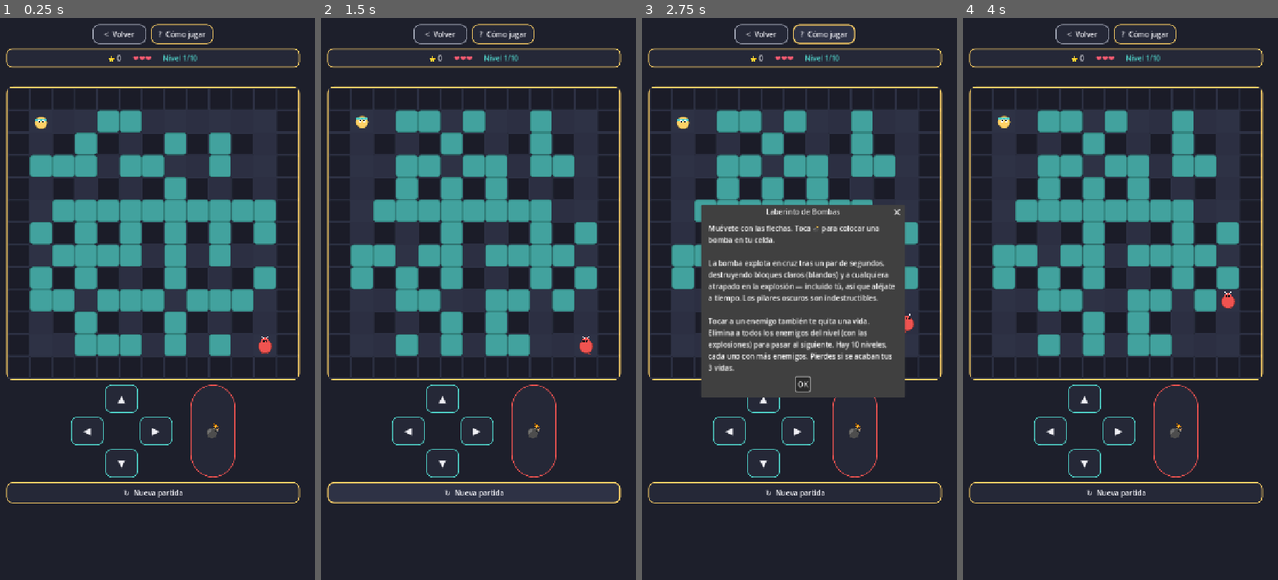
Above: before the commit, frames 1-4 (left to right).
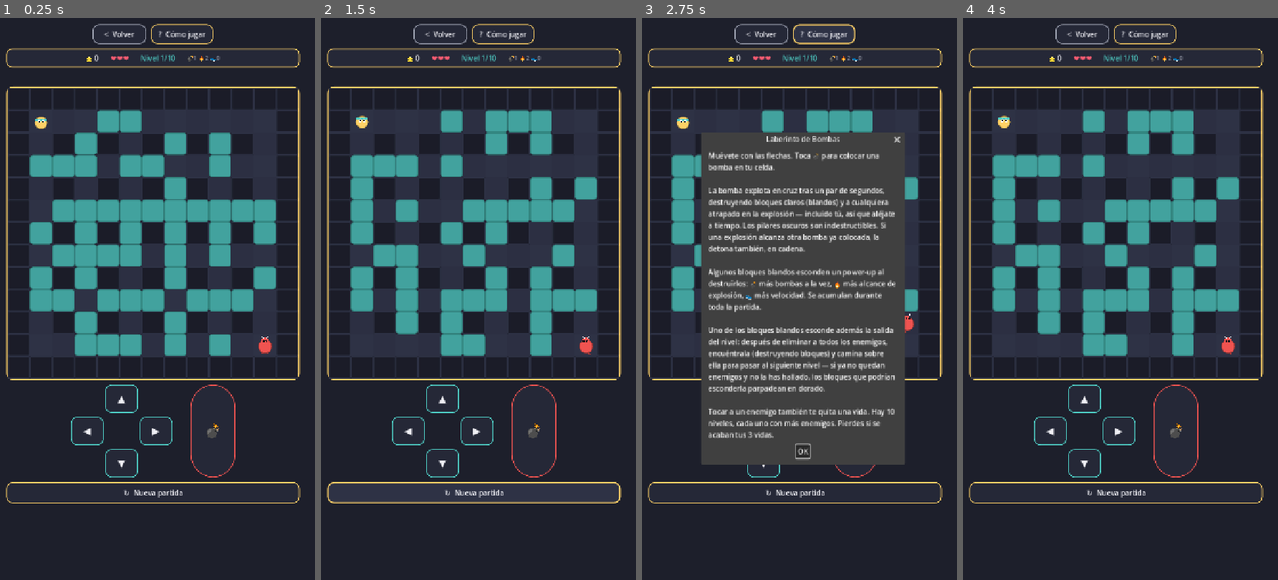
Above: after the commit, the same moments.

Repository: jfrodriguezva/Arcade
Game: Godot game, scene res://games/arcade/bomber_maze/bomber_maze.tscn
Same seed, same stepped clock (60 frames per second), same inputs: the game is played once before the commit and once after it. This scene is started directly instead of the project's main scene.
Inputs:
- Up to frame 1 (0.25 s): no input
- Up to frame 2 (1.5 s): click "💣" at 0.5 s; click "↻ Nueva partida" at 1.25 s
- Up to frame 3 (2.75 s): click "? Cómo jugar" at 2 s
- Up to frame 4 (4 s): click "? Cómo jugar" at 2.75 s; click "OK" at 3.5 s

The runs differ from the first frame. In frame 1, 0.2% of the frame differs, in the area x 27-70%, y 6-8%; in frame 2, 16%; in frame 3, 26%, in the area x 9-88%, y 6-80%; in frame 4, 16%.

Commit message:
Laberinto de Bombas: multi-bomba, power-ups, cadena y puerta de salida
Reemplaza el límite artificial de "una bomba a la vez" por una
capacidad acumulable (💣), agrega alcance de explosión mejorable (🔥)
y velocidad de movimiento mejorable (👟) — los tres power-ups clásicos
de Bomberman, con 35% de probabilidad al destruir un bloque blando, y
se acumulan durante toda la partida (persisten entre niveles).

Las explosiones ahora detonan en cadena: si el radio de una bomba
alcanza otra ya colocada, la hace estallar también. Los enemigos
tienen su propio tick de movimiento fijo, independiente de las
mejoras de velocidad del jugador, para no acelerarse por accidente.

Se agrega la puerta de salida escondida bajo un bloque blando al
azar por nivel: además de eliminar a todos los enemigos, hay que
encontrarla (destruyendo bloques) y pisarla para pasar de nivel —
como en el Bomberman original, en vez de solo limpiar enemigos. Si
ya no quedan enemigos y la puerta sigue sin aparecer, los bloques
candidatos brillan en dorado como pista.

Verificado con test headless dedicado (power-ups, tope de capacidad,
reacción en cadena, revelado de puerta, avance de nivel al pisarla,
persistencia entre niveles vs. reseteo en partida nueva) más 300
frames de juego real sin forzar nada y regresión de las 26 escenas.

Co-Authored-By: Claude Sonnet 5 <noreply@anthropic.com>

Diff:
--- a/games/arcade/bomber_maze/bomber_maze.gd
+++ b/games/arcade/bomber_maze/bomber_maze.gd
@@ -9,17 +9,31 @@
 const GRID_W := 13
 const GRID_H := 13
 const CELL := 50.0
-const MOVE_INTERVAL := 0.14
+const BASE_MOVE_INTERVAL := 0.14
+const MIN_MOVE_INTERVAL := 0.08
 const BOMB_FUSE := 2.0
-const BLAST_RADIUS := 2
+const BASE_BLAST_RADIUS := 2
+const MAX_BLAST_RADIUS := 5
+const MAX_BOMB_CAPACITY := 5
 const MAX_LEVEL := 10
+const ENEMY_TICK := 0.08
 const DIRS := [Vector2i(1, 0), Vector2i(-1, 0), Vector2i(0, 1), Vector2i(0, -1)]
+const POWERUP_CHANCE := 0.35
+const POWERUP_KINDS := ["bomb_up", "fire_up", "speed_up"]
+const POWERUP_ICON := {"bomb_up": "💣", "fire_up": "🔥", "speed_up": "👟"}
+const POWERUP_COLOR := {
+	"bomb_up": UIKit.COLOR_DANGER, "fire_up": UIKit.COLOR_ACCENT_3, "speed_up": UIKit.COLOR_ACCENT_2,
+}
 
 const HELP_TEXT := "Muévete con las flechas. Toca 💣 para colocar una bomba en tu celda.
 
-La bomba explota en cruz tras un par de segundos, destruyendo bloques claros (blandos) y a cualquiera atrapado en la explosión — incluido tú, así que aléjate a tiempo. Los pilares oscuros son indestructibles.
-
-Tocar a un enemigo también te quita una vida. Elimina a todos los enemigos del nivel (con las explosiones) para pasar al siguiente. Hay 10 niveles, cada uno con más enemigos. Pierdes si se acaban tus 3 vidas."
+La bomba explota en cruz tras un par de segundos, destruyendo bloques claros (blandos) y a cualquiera atrapado en la explosión — incluido tú, así que aléjate a tiempo. Los pilares oscuros son indestructibles. Si una explosión alcanza otra bomba ya colocada, la detona también, en cadena.
+
+Algunos bloques blandos esconden un power-up al destruirlos: 💣 más bombas a la vez, 🔥 más alcance de explosión, 👟 más velocidad. Se acumulan durante toda la partida.
+
+Uno de los bloques blandos esconde además la salida del nivel: después de eliminar a todos los enemigos, encuéntrala (destruyendo bloques) y camina sobre ella para pasar al siguiente nivel — si ya no quedan enemigos y no la has hallado, los bloques que podrían esconderla parpadean en dorado.
+
+Tocar a un enemigo también te quita una vida. Hay 10 niveles, cada uno con más enemigos. Pierdes si se acaban tus 3 vidas."
 
 var cell_type: Array = []
 var cell_views: Array = []
@@ -27,11 +41,20 @@
 var player_cell: Vector2i = Vector2i.ZERO
 var current_dir: Vector2i = Vector2i.ZERO
 var move_timer: float = 0.0
+var enemy_tick_timer: float = 0.0
 
 var bombs: Array = []
-var bomb_active: bool = false
+var powerups: Array = []
 
 var enemies: Array = []
+
+var bomb_capacity: int = 1
+var blast_radius: int = BASE_BLAST_RADIUS
+var move_interval: float = BASE_MOVE_INTERVAL
+
+var door_cell: Vector2i = Vector2i(-1, -1)
+var door_revealed: bool = false
+var door_hint_shown: bool = false
 
 var score: int = 0
 var lives: int = 3
@@ -43,6 +66,7 @@
 var score_label: Label
 var lives_label: Label
 var level_label: Label
+var powerup_label: Label
 var status_label: Label
 var bomb_btn: Button
 var anim_time: float = 0.0
@@ -92,6 +116,8 @@
 	hud.add_child(lives_label)
 	level_label = UIKit.title_label("Nivel 1/%d" % MAX_LEVEL, 16, UIKit.COLOR_ACCENT_2)
 	hud.add_child(level_label)
+	powerup_label = UIKit.title_label("💣1 🔥2 👟0", 14, UIKit.COLOR_TEXT_DIM)
+	hud.add_child(powerup_label)
 
 	status_label = UIKit.title_label("", 15, UIKit.COLOR_TEXT_DIM)
 	vbox.add_child(status_label)
@@ -208,6 +234,9 @@
 	score = 0
 	lives = 3
 	level = 1
+	bomb_capacity = 1
+	blast_radius = BASE_BLAST_RADIUS
+	move_interval = BASE_MOVE_INTERVAL
 	state = "playing"
 	_setup_level()
 
@@ -222,12 +251,18 @@
 			row.append("wall" if (is_border or is_pillar) else "empty")
 		cell_type.append(row)
 
+	var soft_cells: Array = []
 	for y in range(1, GRID_H - 1):
 		for x in range(1, GRID_W - 1):
 			if cell_type[y][x] != "empty" or _near_spawn(x, y):
 				continue
 			if randf() < 0.55:
 				cell_type[y][x] = "soft"
+				soft_cells.append(Vector2i(x, y))
+
+	door_cell = soft_cells[randi() % soft_cells.size()] if not soft_cells.is_empty() else Vector2i(-1, -1)
+	door_revealed = false
+	door_hint_shown = false
 
 
 func _near_spawn(x: int, y: int) -> bool:
@@ -249,7 +284,9 @@
 	for b: Dictionary in bombs:
 		b["view"].queue_free()
 	bombs.clear()
-	bomb_active = false
+	for p: Dictionary in powerups:
+		p["view"].queue_free()
+	powerups.clear()
 	if bomb_btn:
 		bomb_btn.disabled = false
 
@@ -299,6 +336,14 @@
 			border = UIKit.COLOR_ACCENT_2.darkened(0.35)
 			radius = 6
 			border_w = 2
+			if door_hint_shown and Vector2i(x, y) == door_cell:
+				border = UIKit.COLOR_ACCENT_3
+				border_w = 3
+		"door":
+			color = UIKit.COLOR_ACCENT_3.lerp(UIKit.COLOR_BG_LIGHT, 0.35)
+			border = UIKit.COLOR_ACCENT_3
+			radius = 8
+			border_w = 3
 		_:
 			# piso a cuadros para que la zona caminable se lea como tablero
 			color = UIKit.COLOR_BG_LIGHT if (x + y) % 2 == 0 else UIKit.COLOR_BG_LIGHT.darkened(0.05)
@@ -312,21 +357,24 @@
 		hearts += "❤" if i < lives else "♡"
 	lives_label.text = hearts
 	level_label.text = "Nivel %d/%d" % [level, MAX_LEVEL]
+	powerup_label.text = "💣%d 🔥%d 👟%d" % [bomb_capacity, blast_radius, roundi((BASE_MOVE_INTERVAL - move_interval) / 0.02)]
 
 
 func _is_walkable(p: Vector2i) -> bool:
 	if p.x < 0 or p.x >= GRID_W or p.y < 0 or p.y >= GRID_H:
 		return false
-	return cell_type[p.y][p.x] == "empty"
+	return cell_type[p.y][p.x] == "empty" or cell_type[p.y][p.x] == "door"
 
 
 func _on_bomb_pressed() -> void:
-	if state != "playing" or bomb_active:
+	if state != "playing" or bombs.size() >= bomb_capacity:
 		return
 	if cell_type[player_cell.y][player_cell.x] != "empty":
 		return
-	bomb_active = true
-	if bomb_btn:
+	for b: Dictionary in bombs:
+		if b["cell"] == player_cell:
+			return
+	if bombs.size() + 1 >= bomb_capacity and bomb_btn:
 		bomb_btn.disabled = true
 	var view := EntitySprite.new()
 	view.size = Vector2(CELL * 0.72, CELL * 0.72)
@@ -347,20 +395,41 @@
 		if e["state"] == "alive":
 			e["view"].set_phase(anim_time * 0.9 + e["phase_offset"])
 
+	# El jugador avanza según `move_interval` (se acorta con el power-up de
+	# velocidad); los enemigos usan su propio tick fijo, independiente de
+	# las mejoras del jugador, para no acelerarse con ellas por accidente.
 	move_timer += delta
-	if move_timer >= MOVE_INTERVAL:
+	if move_timer >= move_interval:
 		move_timer = 0.0
 		if current_dir != Vector2i.ZERO:
 			_try_move_player()
+
+	enemy_tick_timer += delta
+	if enemy_tick_timer >= ENEMY_TICK:
+		enemy_tick_timer = 0.0
 		for e: Dictionary in enemies:
 			if e["state"] == "alive":
-				_update_enemy(e, MOVE_INTERVAL)
+				_update_enemy(e, ENEMY_TICK)
 
 	_update_bombs(delta)
 	_check_enemy_touch()
 
 	if state == "playing" and _all_enemies_cleared():
-		_advance_level()
+		if not door_revealed and not door_hint_shown:
+			_show_door_hint()
+		elif door_revealed and player_cell == door_cell:
+			_advance_level()
+
+
+func _show_door_hint() -> void:
+	## Todos los enemigos muertos y la puerta aún no aparece: los bloques
+	## blandos restantes (donde podría estar escondida) brillan en dorado,
+	## para que encontrarla en móvil no dependa de memorizar el mapa.
+	door_hint_shown = true
+	for y in range(GRID_H):
+		for x in range(GRID_W):
+			if cell_type[y][x] == "soft":
+				_style_cell(y, x)
 
 
 func _try_move_player() -> void:
@@ -371,6 +440,26 @@
 		return
 	player_cell = next
 	player_view.position = _cell_pos(next, player_view.size)
+	_try_collect_powerup(next)
+
+
+func _try_collect_powerup(cell: Vector2i) -> void:
+	for i in range(powerups.size() - 1, -1, -1):
+		var p: Dictionary = powerups[i]
+		if p["cell"] != cell:
+			continue
+		match p["kind"]:
+			"bomb_up":
+				bomb_capacity = min(bomb_capacity + 1, MAX_BOMB_CAPACITY)
+			"fire_up":
+				blast_radius = min(blast_radius + 1, MAX_BLAST_RADIUS)
+			"speed_up":
+				move_interval = max(MIN_MOVE_INTERVAL, move_interval - 0.02)
+		AudioManager.play_place()
+		p["view"].queue_free()
+		powerups.remove_at(i)
+		_update_hud()
+		return
 
 
 func _update_enemy(e: Dictionary, delta: float) -> void:
@@ -401,9 +490,8 @@
 		if b["timer"] <= 0.0:
 			_explode_bomb(b)
 			bombs.remove_at(i)
-			bomb_active = false
 			if bomb_btn:
-				bomb_btn.disabled = false
+				bomb_btn.disabled = bombs.size() >= bomb_capacity
 
 
 func _explode_bomb(b: Dictionary) -> void:
@@ -431,12 +519,14 @@
 
 func _apply_explosion(cell: Vector2i) -> Array:
 	## Calcula las celdas afectadas por la explosión (se detiene en paredes,
-	## destruye como máximo un bloque blando por dirección) y aplica el
-	## daño a jugador/enemigos. Separado de _explode_bomb para poder probar
-	## la lógica sin disparar la animación visual (UIKit.pulse).
+	## destruye como máximo un bloque blando por dirección), revela la
+	## puerta o suelta un power-up al destruir el bloque que los escondía,
+	## detona en cadena cualquier otra bomba alcanzada, y aplica el daño a
+	## jugador/enemigos. Separado de _explode_bomb (que además dispara el
+	## efecto visual) para poder probar la lógica sin UIKit.pulse.
 	var affected: Array = [cell]
 	for d: Vector2i in DIRS:
-		for r in range(1, BLAST_RADIUS + 1):
+		for r in range(1, blast_radius + 1):
 			var p: Vector2i = cell + d * r
 			if p.x < 0 or p.x >= GRID_W or p.y < 0 or p.y >= GRID_H:
 				break
@@ -444,7 +534,13 @@
 				break
 			affected.append(p)
 			if cell_type[p.y][p.x] == "soft":
-				cell_type[p.y][p.x] = "empty"
+				if p == door_cell:
+					cell_type[p.y][p.x] = "door"
+					door_revealed = true
+				else:
+					cell_type[p.y][p.x] = "empty"
+					if randf() < POWERUP_CHANCE:
+						_spawn_powerup(p)
 				_style_cell(p.y, p.x)
 				break
 
@@ -457,8 +553,28 @@
 				e["view"].visible = false
 				score += 100
 				_update_hud()
+		for other_b: Dictionary in bombs:
+			if other_b["cell"] == p and other_b["timer"] > 0.0:
+				other_b["timer"] = 0.0  # reacción en cadena: detona en el próximo tick
 
 	return affected
+
+
+func _spawn_powerup(cell: Vector2i) -> void:
+	var kind: String = POWERUP_KINDS[randi() % POWERUP_KINDS.size()]
+	var panel := PanelContainer.new()
+	panel.add_theme_stylebox_override("panel", UIKit.stylebox(POWERUP_COLOR[kind].darkened(0.55), POWERUP_COLOR[kind], 8, 2))
+	panel.size = Vector2(CELL * 0.62, CELL * 0.62)
+	panel.position = _cell_pos(cell, panel.size)
+	panel.mouse_filter = Control.MOUSE_FILTER_IGNORE
+	var lbl := Label.new()
+	lbl.text = POWERUP_ICON[kind]
+	lbl.horizontal_alignment = HORIZONTAL_ALIGNMENT_CENTER
+	lbl.vertical_alignment = VERTICAL_ALIGNMENT_CENTER
+	lbl.add_theme_font_size_override("font_size", 18)
+	panel.add_child(lbl)
+	play_area.add_child(panel)
+	powerups.append({"cell": cell, "kind": kind, "view": panel})
 
 
 func _check_enemy_touch() -> void:
